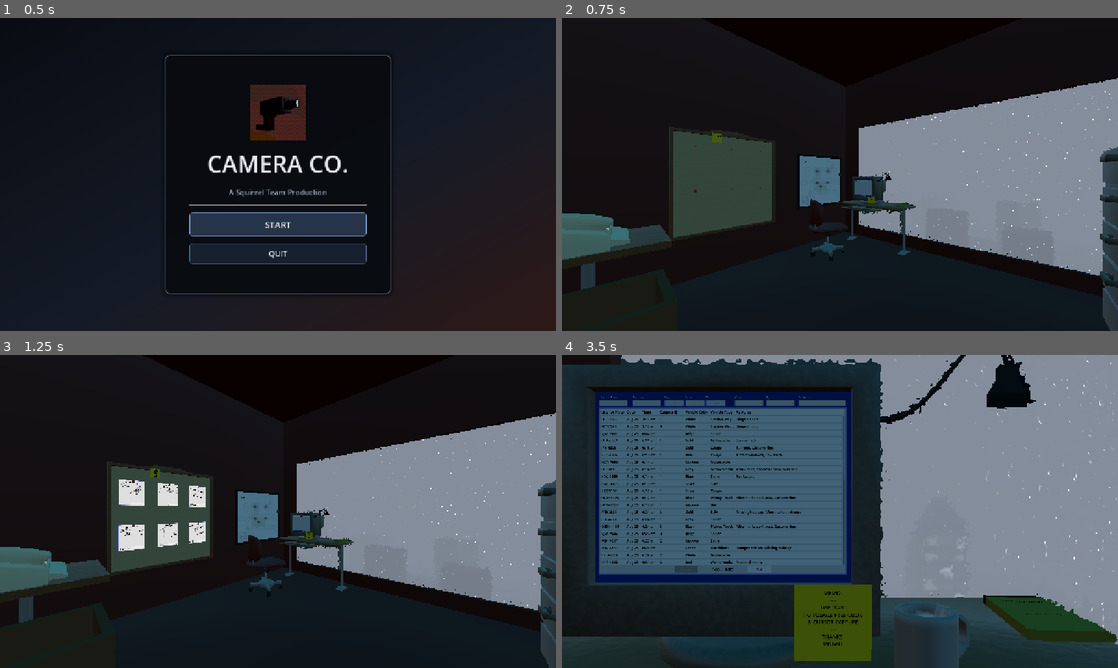
Above: before the commit, frames 1-4 (two rows, left to right).
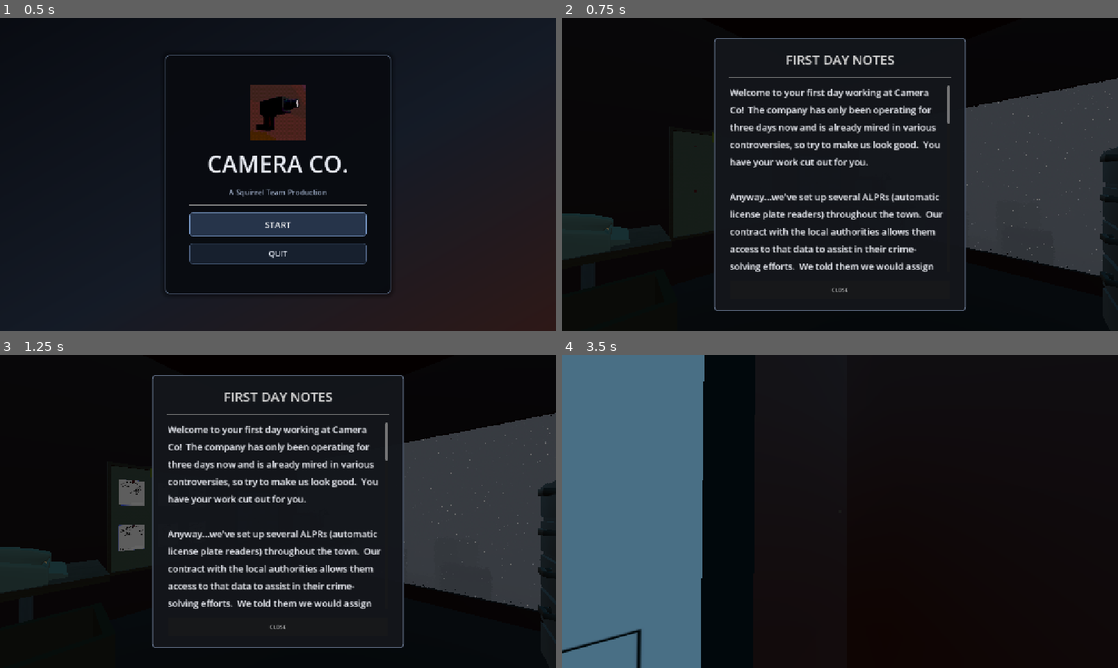
Above: after the commit, the same moments.

Repository: Ciph3rzer0/brackeys-2026.2-trust-no-one
Game: Godot game, scene res://ui/StartMenu.tscn
The game is run twice, just before and just after one commit, with the same random seed, the same clock (stepped at 60 frames per second) and the same inputs.
Inputs (mouse positions are in pixels of both pictures, inside the frame that each line leads up to):
- Up to frame 1 (0.5 s): no input
- Up to frame 2 (0.75 s): click "START" at 0.5 s
- Up to frame 3 (1.25 s): no input
- Up to frame 4 (3.5 s): tap Enter at 1.25 s; move the mouse to (867, 511) at 1.27 s; hold E (pc_interact) 1.28-2.03 s; hold W (pc_forward) from 1.28 s (still down); click (867, 511) at 1.42 s; tap Space at 1.52, 1.82, 2.27, 2.57 s; move the mouse to (812, 511) at 2.02 s; tap Ctrl at 2.1 s; tap E (pc_interact) at 2.75 s; move the mouse to (851, 505) at 2.77 s; hold Shift from 2.78 s (still down)

Frame 1 is identical in both runs. In frame 2, 38% of the frame differs, in the area x 0-100%, y 6-100%; in frame 3, 38%; in frame 4, 87%, in the area x 0-100%, y 0-100%.

Commit message:
added intended order visual to the reports

Diff:
--- a/autoloads/game_manager.gd
+++ b/autoloads/game_manager.gd
@@ -5,6 +5,17 @@
 var player: Player
 var database: Database
 var is_database_ready := false
+var _first_day_notes_requested := false
+
+
+func request_first_day_notes() -> void:
+	_first_day_notes_requested = true
+
+
+func consume_first_day_notes_request() -> bool:
+	var was_requested := _first_day_notes_requested
+	_first_day_notes_requested = false
+	return was_requested
 
 func set_player(_player: Player):
 	assert(!is_instance_valid(player) or player == _player)
--- a/scripts/corkboard.gd
+++ b/scripts/corkboard.gd
@@ -20,6 +20,7 @@
 
 var _queued_reports: Array[Dictionary] = []
 var _slot_refill_generations := {}
+var _next_report_number := 1
 
 
 func _ready() -> void:
@@ -34,17 +35,20 @@
 	if !scene_to_spawn:
 		push_warning("Cannot pin a crime report: no report scene is configured.")
 		return null
+	var report_number := _next_report_number
+	_next_report_number += 1
 
 	var open_slot := get_first_open_slot()
 	if !open_slot:
-		_queue_report(quest_override, scene_to_spawn)
+		_queue_report(quest_override, scene_to_spawn, report_number)
 		return null
 
 	return _spawn_report_in_slot(
 		quest_override,
 		scene_to_spawn,
 		open_slot,
-		true
+		true,
+		report_number
 	)
 
 
@@ -52,8 +56,12 @@
 	return _queued_reports.size()
 
 
-func _queue_report(quest: Quest, scene: PackedScene) -> void:
-	_queued_reports.append({"quest": quest, "scene": scene})
+func _queue_report(quest: Quest, scene: PackedScene, report_number: int) -> void:
+	_queued_reports.append({
+		"quest": quest,
+		"scene": scene,
+		"report_number": report_number,
+	})
 	QuestSystem.reserve_cases(1)
 
 
@@ -61,7 +69,8 @@
 	quest_override: Quest,
 	scene_to_spawn: PackedScene,
 	slot: Node3D,
-	count_as_new_case: bool
+	count_as_new_case: bool,
+	report_number: int
 ) -> CrimeReport3D:
 	var report := scene_to_spawn.instantiate() as CrimeReport3D
 	if !report:
@@ -70,6 +79,7 @@
 
 	if quest_override:
 		report.quest = quest_override
+	report.report_number = report_number
 	add_child(report)
 
 	if !place_report_in_slot(report, slot):
@@ -116,7 +126,8 @@
 		queued_report.get("quest") as Quest,
 		queued_report.get("scene") as PackedScene,
 		slot,
-		false
+		false,
+		int(queued_report.get("report_number", 0))
 	)
 	if !spawned_report:
 		_queued_reports.push_front(queued_report)
--- a/scripts/crime_report_3d.gd
+++ b/scripts/crime_report_3d.gd
@@ -6,6 +6,12 @@
 		quest = value
 		if is_node_ready():
 			_apply_quest()
+
+@export var report_number := 0:
+	set(value):
+		report_number = value
+		if is_node_ready():
+			_apply_report_number()
 
 var current_holder: ReportHolder3D
 
@@ -16,6 +22,7 @@
 func _ready() -> void:
 	report_sprite.texture = report_viewport.get_texture()
 	_apply_quest()
+	_apply_report_number()
 	if is_instance_valid(GameManager.player):
 		GameManager.player.register_input_viewport(report_viewport)
 
@@ -27,6 +34,11 @@
 func _apply_quest() -> void:
 	if quest and report_ui.has_method("set_quest"):
 		report_ui.set_quest(quest)
+
+
+func _apply_report_number() -> void:
+	if report_ui.has_method("set_report_number"):
+		report_ui.set_report_number(report_number)
 
 func can_interact(player: Player) -> bool:
 	return player != null and !player.has_held_report()
--- a/ui/computer-screen/computer_screen.tscn
+++ b/ui/computer-screen/computer_screen.tscn
@@ -147,7 +147,7 @@
 select_all_on_focus = true
 script = ExtResource("2_line_filter")
 validation_mode = 1
-validation_hint = "Start time in 24-hour HH:MM format. Defaults to 00:00."
+validation_hint = "Start time in 24-hour H:MM or HH:MM format. Defaults to 00:00."
 
 [node name="Label" type="Label" parent="FromTimeFilter" unique_id=1355078998]
 layout_mode = 0
@@ -174,7 +174,7 @@
 select_all_on_focus = true
 script = ExtResource("2_line_filter")
 validation_mode = 1
-validation_hint = "End time in 24-hour HH:MM format. Defaults to 23:59."
+validation_hint = "End time in 24-hour H:MM or HH:MM format. Defaults to 23:59."
 
 [node name="Label" type="Label" parent="ToTimeFilter" unique_id=499115972]
 layout_mode = 0
--- a/ui/crime-report/crime_report.gd
+++ b/ui/crime-report/crime_report.gd
@@ -32,6 +32,10 @@
 		%Incident.text = quest.incident
 		%Details.text = quest.details
 
+
+func set_report_number(report_number: int) -> void:
+	%Header.text = "Crime Report #%d" % report_number if report_number > 0 else "Crime Report"
+
 func _on_submit_button_pressed() -> void:
 	var plate := get_plate_entry()
 	QuestSystem.submit_plate_to_quest(quest, plate)
--- a/ui/crime-report/crime_report.tscn
+++ b/ui/crime-report/crime_report.tscn
@@ -34,6 +34,7 @@
 theme_override_constants/separation = 10
 
 [node name="Header" type="Label" parent="ScrollContainer/MarginContainer/VBoxContainer" unique_id=290499644]
+unique_name_in_owner = true
 layout_mode = 2
 theme_override_font_sizes/font_size = 36
 text = "Crime Report"
--- a/ui/start_menu.gd
+++ b/ui/start_menu.gd
@@ -40,6 +40,7 @@
 	start_button.disabled = true
 	_set_status("Starting shift...")
 	QuestSystem.reset_run()
+	GameManager.request_first_day_notes()
 	get_tree().change_scene_to_file(GAME_SCENE)
 
 func _on_quit_button_pressed() -> void:
--- a/ui/tables/line_edit_filter.gd
+++ b/ui/tables/line_edit_filter.gd
@@ -66,7 +66,7 @@
 				return "Enter a day from 1 to 31."
 		ValidationMode.TIME:
 			if !is_valid_time_text(value):
-				return "Enter a 24-hour time in HH:MM format."
+				return "Enter a 24-hour time in H:MM or HH:MM format."
 	return ""
 
 
@@ -82,7 +82,7 @@
 
 
 static func is_valid_time_text(value: String) -> bool:
-	var normalized := value.strip_edges()
+	var normalized := normalize_time_text(value)
 	if normalized.length() != 5 or normalized.substr(2, 1) != ":":
 		return false
 
@@ -96,3 +96,10 @@
 		and minute_text.to_int() >= 0
 		and minute_text.to_int() <= 59
 	)
+
+
+static func normalize_time_text(value: String) -> String:
+	var normalized := value.strip_edges()
+	if normalized.length() == 4 and normalized.substr(1, 1) == ":":
+		return "0" + normalized
+	return normalized
--- a/ui/tables/vehicle_sightings/vehicle_sightings_table_view.gd
+++ b/ui/tables/vehicle_sightings/vehicle_sightings_table_view.gd
@@ -142,8 +142,8 @@
 	var start_time_of_day := -1
 	var end_time_of_day := -1
 	var normalized_day := day_filter.strip_edges()
-	var normalized_from := from_time_filter.strip_edges()
-	var normalized_to := to_time_filter.strip_edges()
+	var normalized_from := LineEditFilter.normalize_time_text(from_time_filter)
+	var normalized_to := LineEditFilter.normalize_time_text(to_time_filter)
 	var effective_from := normalized_from if !normalized_from.is_empty() else DEFAULT_FROM_TIME
 	var effective_to := normalized_to if !normalized_to.is_empty() else DEFAULT_TO_TIME
 
@@ -213,7 +213,8 @@
 
 
 func _time_to_minutes(time_text: String) -> int:
-	return time_text.substr(0, 2).to_int() * 60 + time_text.substr(3, 2).to_int()
+	var normalized := LineEditFilter.normalize_time_text(time_text)
+	return normalized.substr(0, 2).to_int() * 60 + normalized.substr(3, 2).to_int()
 
 
 func _timestamp_to_seconds_since_midnight(timestamp: int) -> int:
--- a/ui/town_rules_menu.gd
+++ b/ui/town_rules_menu.gd
@@ -13,6 +13,13 @@
 	# 2D editor. Always begin closed when the game actually runs.
 	visible = false
 	close_button.pressed.connect(close_menu)
+	if GameManager.consume_first_day_notes_request():
+		_open_requested_notes.call_deferred()
+
+
+func _open_requested_notes() -> void:
+	var player := GameManager.player if is_instance_valid(GameManager.player) else null
+	open_menu(player)
 
 
 func _process(_delta: float) -> void:
Not shown, changed: export_presets.cfg
